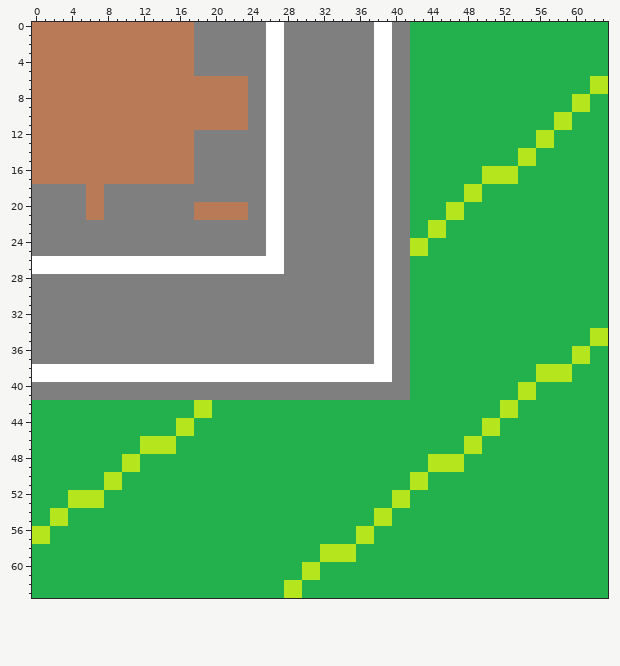
A pixel-art sprite gets an edit: gameproject/src/main/webapp/images/img_rampart_9.png. This is how it looked before the edit.
The file is 64x64 pixels.
After:
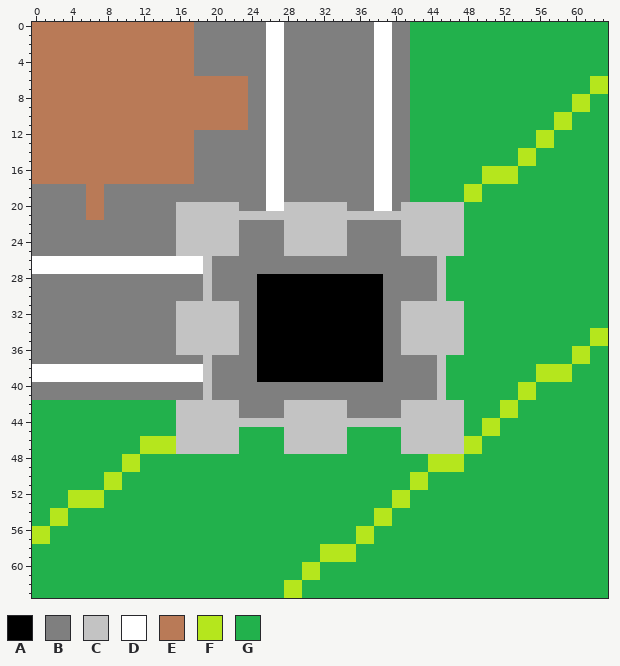
Palette (. is transparent): A #000000  B #7f7f7f  C #c3c3c3  D #ffffff  E #b97a57  F #b5e61d  G #22b14c
Difference:
y 20: x 16..23 BBEEEEEE -> CCCCCCCB; x 28..34 BBBBBBB -> CCCCCCC; x 41..47 BGGGGFF -> CCCCCCC
y 21: x 16..47 BBEEEEEEBBDDBBBBBBBBBBDDBBGGGGFF -> CCCCCCCCCCCCCCCCCCCCCCCCCCCCCCCC
y 22..23: x 16..22 BBBBBBB -> CCCCCCC; x 26..34 DDBBBBBBB -> BBCCCCCCC; x 38..39 DD -> BB; x 41..47 BGGFFGG -> CCCCCCC
y 24..25: x 16..22 BBBBBBB -> CCCCCCC; x 26..34 DDBBBBBBB -> BBCCCCCCC; x 38..39 DD -> BB; x 41..47 BFFGGGG -> CCCCCCC
y 26..27: x 19..27 DDDDDDDDD -> CBBBBBBBB; x 38..39 DD -> BB; x 42..45 GGGG -> BBBC
y 28..30: x 19 B -> C; x 25..39 BBBBBBBBBBBBBDD -> AAAAAAAAAAAAAAB; x 42..45 GGGG -> BBBC
y 31..36: x 16..22 BBBBBBB -> CCCCCCC; x 25..39 BBBBBBBBBBBBBDD -> AAAAAAAAAAAAAAB; x 41..47 BGGGGGG -> CCCCCCC
y 37: x 19 B -> C; x 25..39 BBBBBBBBBBBBBDD -> AAAAAAAAAAAAAAB; x 42..45 GGGG -> BBBC
y 38..39: x 19..39 DDDDDDDDDDDDDDDDDDDDD -> CBBBBBAAAAAAAAAAAAAAB; x 42..45 GGGG -> BBBC
y 40..41: x 19 B -> C; x 42..45 GGGG -> BBBC
y 42..43: x 16..47 GGFFGGGGGGGGGGGGGGGGGGGGGGGGGGGG -> CCCCCCCBBBBBCCCCCCCBBBBBBCCCCCCC
y 44: x 16..47 FFGGGGGGGGGGGGGGGGGGGGGGGGGGGGGG -> CCCCCCCCCCCCCCCCCCCCCCCCCCCCCCCC
y 45: x 16..22 FFGGGGG -> CCCCCCC; x 28..34 GGGGGGG -> CCCCCCC; x 41..47 GGGGGGG -> CCCCCCC
y 46..47: x 16..22 GGGGGGG -> CCCCCCC; x 28..34 GGGGGGG -> CCCCCCC; x 41..47 GGGGGGG -> CCCCCCC
Pixel boxes of the changes (left, top, right, bottom) in both pictures:
changed: (176, 202, 464, 454)
